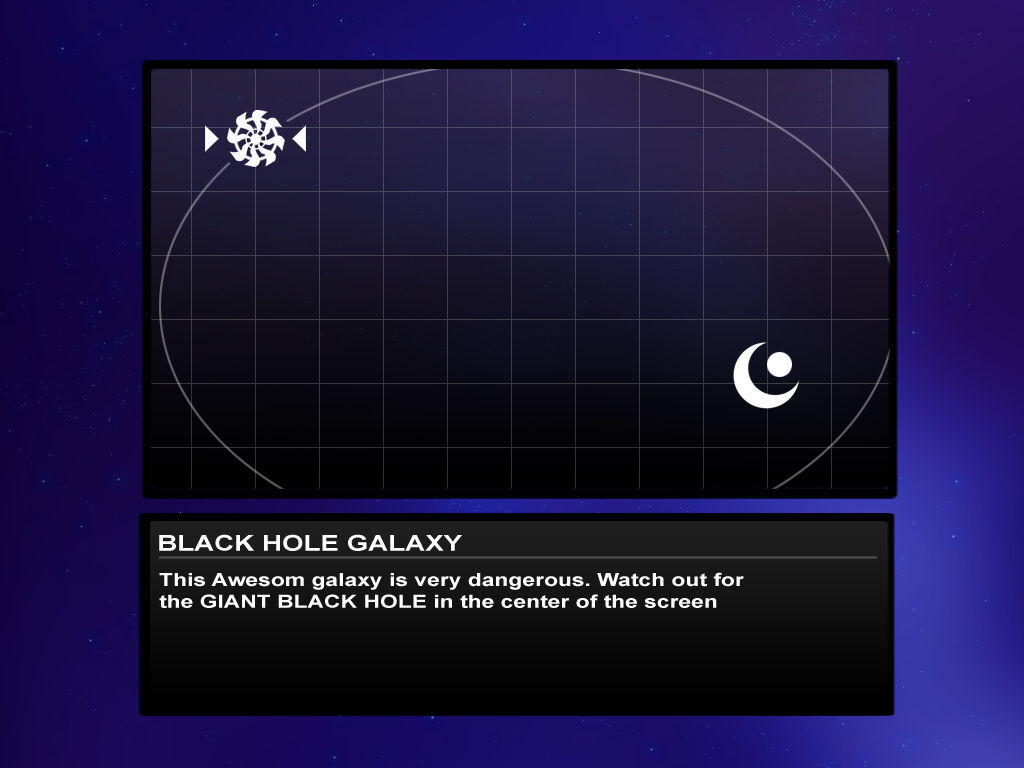
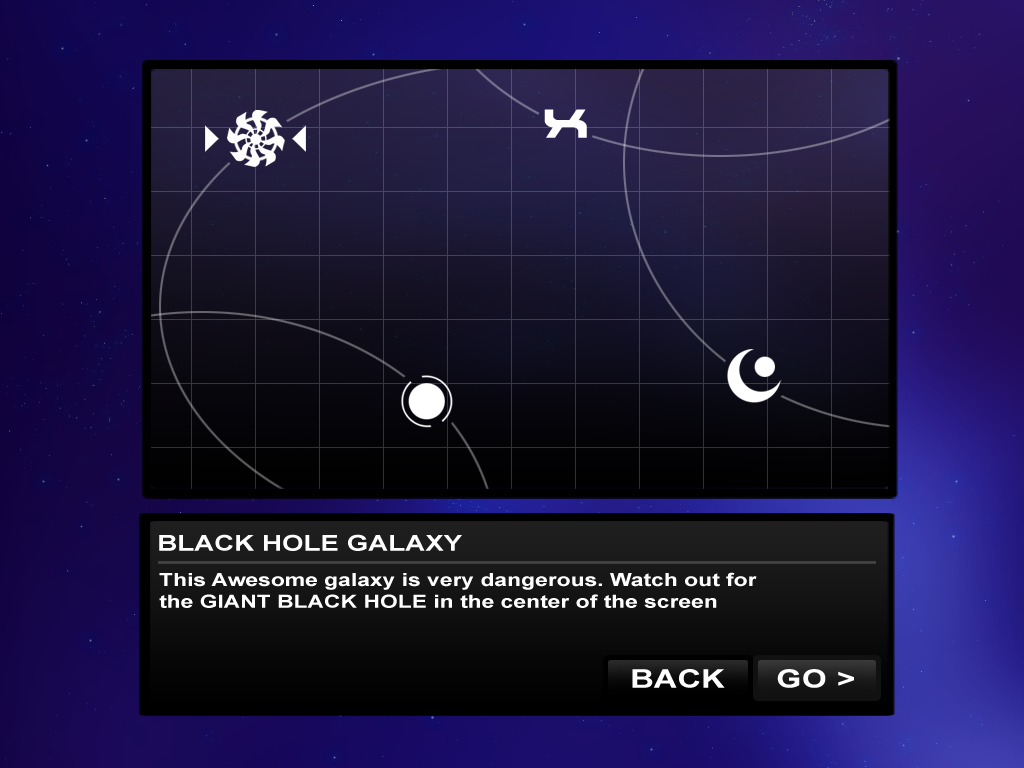
The second (1024, 768) image is a revision of the first. Changes to its layers:
added group "Button" with 3 layers in group "Level Select" over [603, 655, 881, 701]
added layer "GO >" in group "Button" over [777, 669, 854, 688]
added layer "Layer 2 copy" in group "Button" over [753, 655, 881, 701]
added layer "Laag 19" in group "Button" over [603, 655, 753, 688]
added group "Main Screen" with 11 layers in group "Level Select" over [151, 69, 890, 489]
added layer "Laag 22" (36%) in group "Main Screen" over [475, 69, 890, 157]
renamed "Laag 17" to "Orbit", opacity 36% → 100%, moved it into group "Main Screen", painted on it over [151, 69, 890, 489]
added layer "Doors" in group "Main Screen" over [400, 375, 454, 428]
added layer "X" in group "Main Screen" over [544, 109, 587, 138]
renamed "Laag 16" to "Moon", moved it into group "Main Screen", painted on it over [727, 342, 800, 409]
renamed "Laag 12" to "Grid", moved it into group "Main Screen", painted on it over [151, 69, 890, 559]
moved "Layer 1 copy 3 kopie" into group "Main Screen" over [151, 69, 890, 489]
moved "Laag 2 kopie" into group "Main Screen" over [151, 69, 888, 489]
moved "Layer 1 copy 2 kopie" into group "Main Screen" over [151, 69, 890, 489]
added group "Infobar" with 5 layers in group "Level Select" over [158, 556, 881, 701]
added layer "Laag 18" (19%) in group "Infobar" over [158, 561, 876, 564]
renamed "This Awesom galaxy is very dan" to "This Awesome galaxy is very da", moved it into group "Infobar", painted on it over [305, 572, 757, 590]
moved "Layer 1 copy 3" into group "Infobar" over [158, 556, 881, 701]
moved "Layer 1 copy 2" into group "Infobar" over [158, 556, 881, 701]
